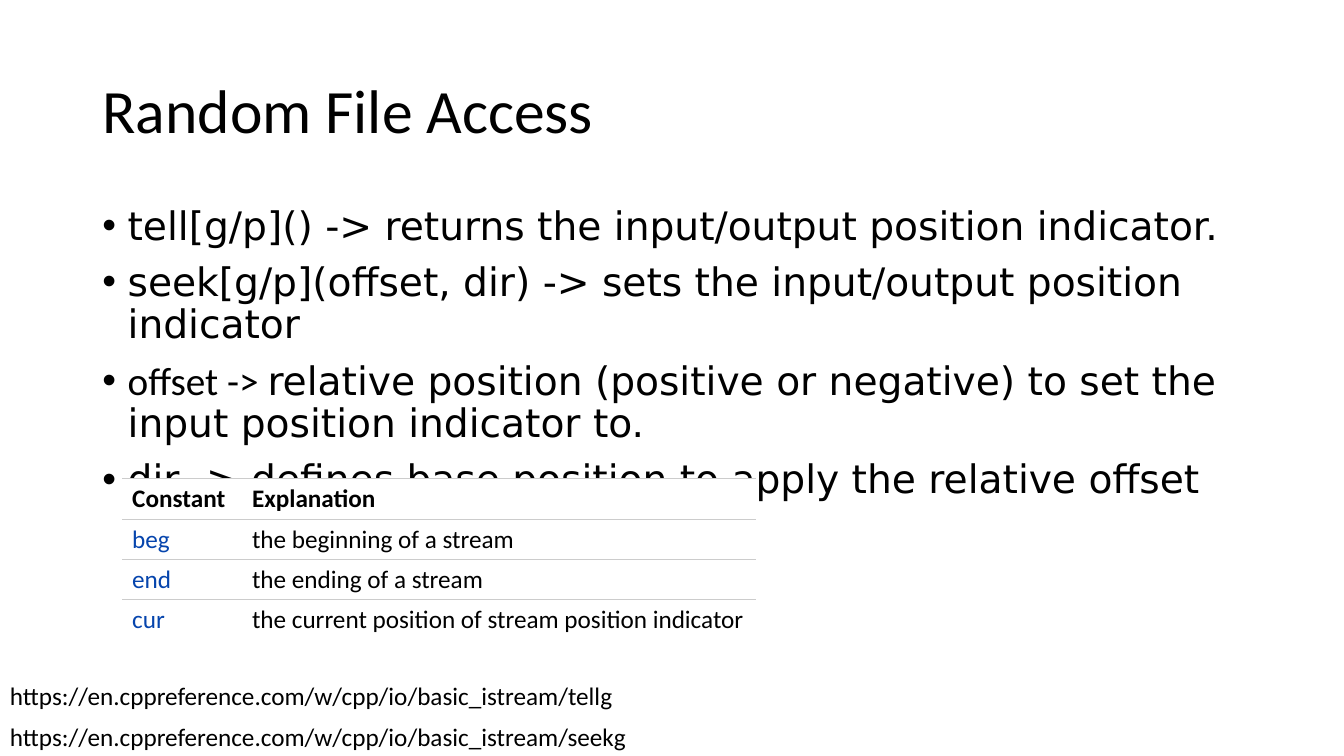
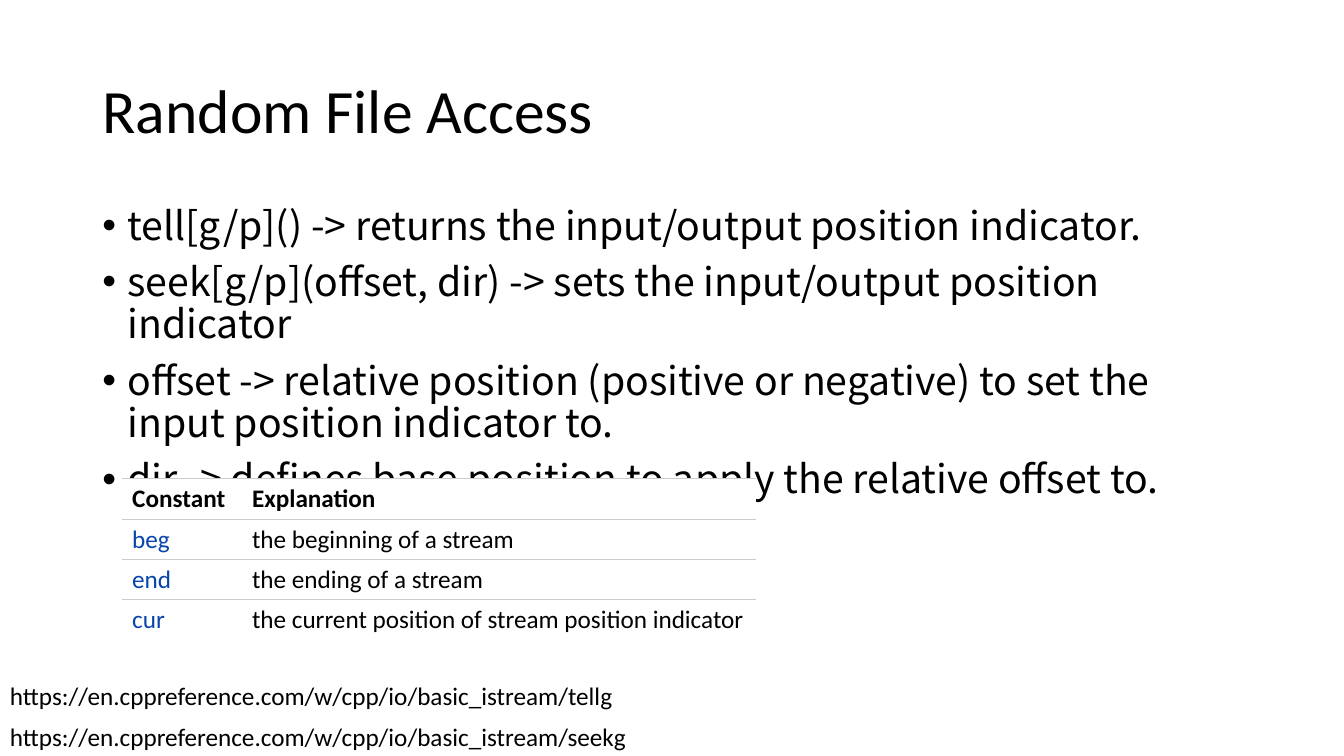
Before and after one commit to CNOCycle/cpp_tutorial, a slide deck: slide 24 of 11-stream_file/00-stream_file.pptx. Drawn at 1344x756 pixels with LibreOffice and Linux fonts; fonts in the diff are those of the drawing. Boxes give left, top, right and bottom in pixels: in the first picture for what was removed or moved away, otherwise in the second. Text is boxed around its words. In the diff, an @@ line names an element or a change of style, - is before the commit and + after.

```diff
--- a/11-stream_file/00-stream_file.pptx
+++ b/11-stream_file/00-stream_file.pptx
@@ text "tell[g/p]() -> returns the input/output ..." at [128,208,1158,504]: font DejaVu Sans to Noto Sans CJK JP; font Calibri to Noto Sans CJK JP in "offset ->" @@
```
Also in this commit, not shown: 1 slide added, 52 other files.
